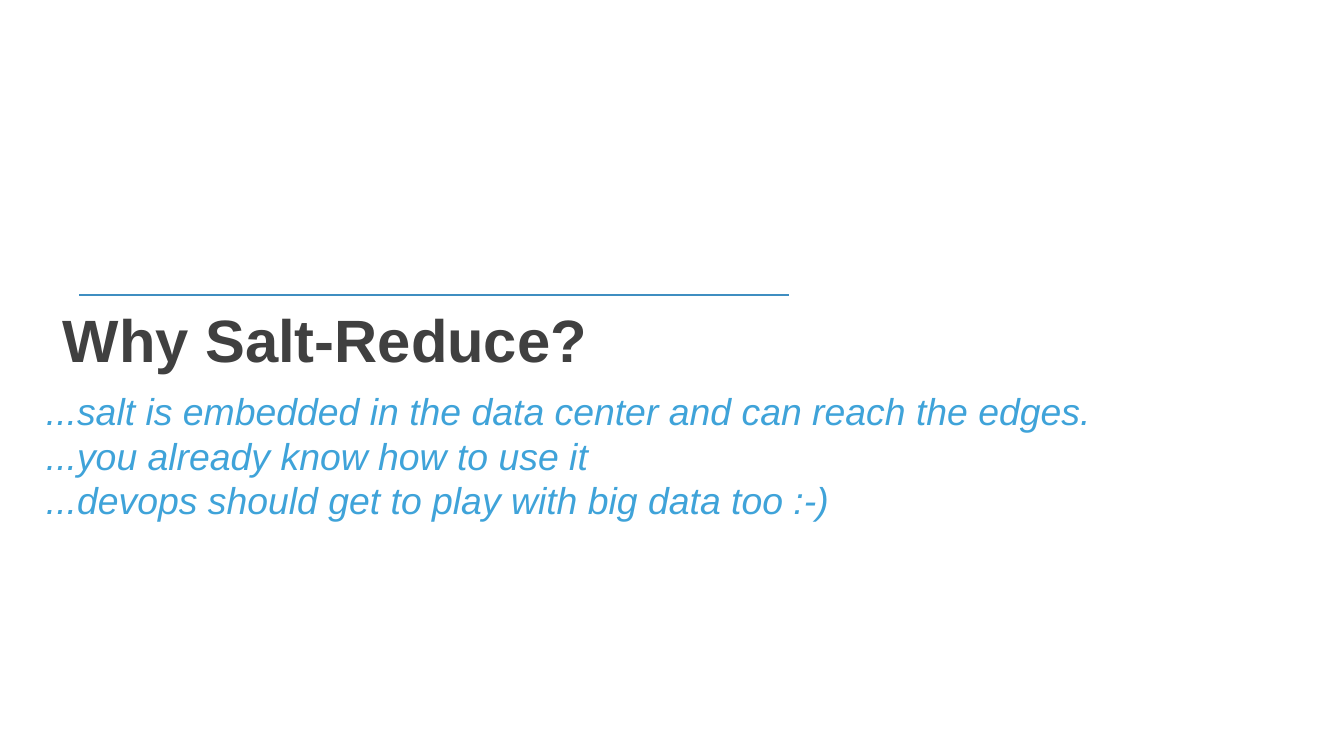
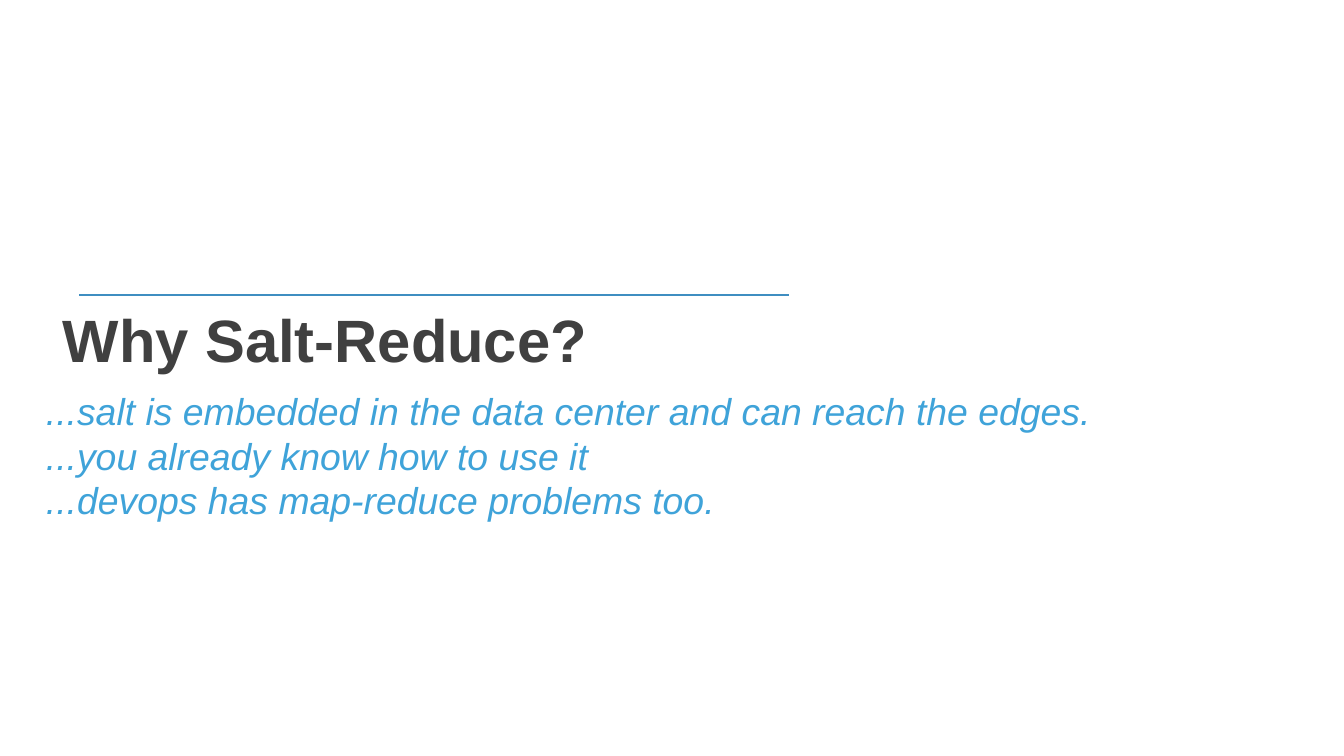
Before and after one commit to edlane/salt-reduce, a slide deck: slide 4 of rerun/saltconf15/SaltConf15 slide template.pptx.pptx (slide 3 before the commit). Drawn at 1344x756 pixels with LibreOffice and Linux fonts; fonts in the diff are those of the drawing; background and template pictures are left out. Boxes give left, top, right and bottom in pixels: in the first picture for what was removed or moved away, otherwise in the second. Text is boxed around its words. In the diff, an @@ line names an element or a change of style, - is before the commit and + after.

```diff
--- a/rerun/saltconf15/SaltConf15 slide template.pptx.pptx
+++ b/rerun/saltconf15/SaltConf15 slide template.pptx.pptx
@@ text at (46, 487, 714, 522): text changed @@
-...devops should get to play with big data too :-)
+...devops has map-reduce problems too.
```
Also in this commit, not shown: 3 other slides changed, 1 slide added, 2 slides removed.
